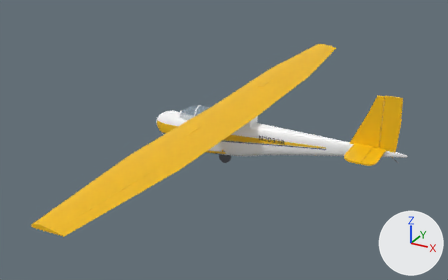
The glTF model unity/Assets/_Project/Resources/Models/glider-2-33-like/glider-2-33-like-own.glb as it was, and as the next commit left it.
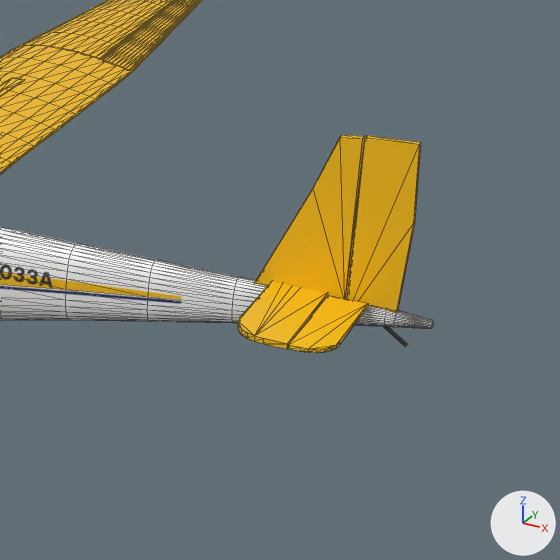
Each version appears first whole from a camera (50 mm lens) standing at (8.25, -15.22, 7.1) and looking at (0.3, -0.77, -0.12), and next in a close-up on the part from 60% to 100% of the width and 19% to 83% of the height. Lighting does not change. The marker at lower right points along +X, +Y and +Z. The first two pictures are the older version. The close-ups show mesh edges as thin lines. Vertices at exactly the same position are counted once.

The scene before the commit, as lines of its bpy script (objects in view):
```python
ob_aileron_r = bpy.data.objects.new('Aileron_R', me_aileron_r)
ob_aileron_r.location = (0.0, 0.0, 0.0)
ob_elevator_l = bpy.data.objects.new('Elevator_L', me_elevator_l)
ob_elevator_l.location = (0.0, 0.0, 0.0)
ob_elevator_r = bpy.data.objects.new('Elevator_R', me_elevator_r)
ob_elevator_r.location = (0.0, 0.0, 0.0)
ob_fin = bpy.data.objects.new('Fin', me_fin)
ob_fin.location = (0.0, 0.0, 0.0)
ob_rudder = bpy.data.objects.new('Rudder', me_rudder)
ob_rudder.location = (0.0, 0.0, 0.0)
ob_stab = bpy.data.objects.new('Stab', me_stab)
ob_stab.location = (0.0, 0.0, 0.0)
# also in view: 'Fuselage_Painted' at (1.37, 0.0, -0.27); 'Wing' at (0.21, 0.0, 0.55)
```
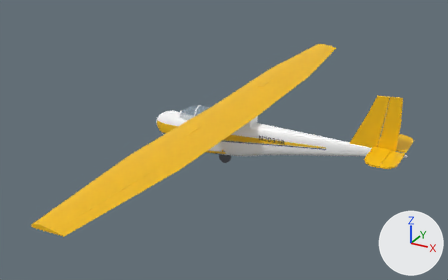
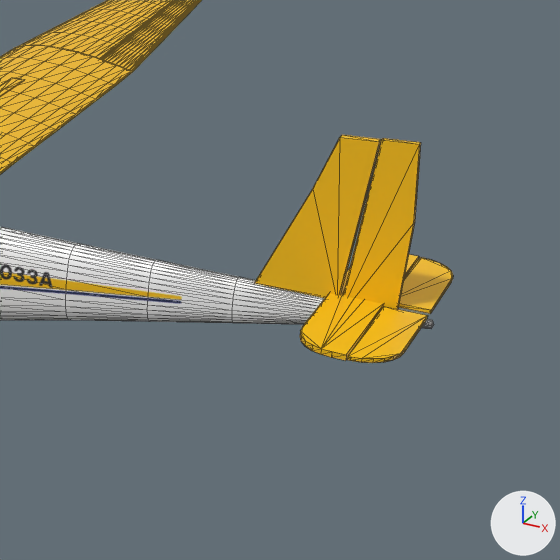
The change, as a diff of the scene's bpy script:
```diff
--- a/unity/Assets/_Project/Resources/Models/glider-2-33-like/glider-2-33-like-own.glb.py
+++ b/unity/Assets/_Project/Resources/Models/glider-2-33-like/glider-2-33-like-own.glb.py
@@ me_elevator_l @@
-me_elevator_l.from_pydata(...)  # 20 vertices, 36 faces; spans x 4.449..4.799, y -1.175..-0.06, z 0.236..0.271
+me_elevator_l.from_pydata(...)  # 20 vertices, 36 faces; spans x 4.93..5.3, y -1.15..-0.06, z 0.236..0.271
+# me_elevator_l part 1: 20 of 20 vertices moved; they spanned x 4.449..4.799, y -1.175..-0.06, z 0.236..0.271 and now span x 4.93..5.3, y -1.15..-0.06, z 0.236..0.271; mean shift (0.47, 0.047, 0.0)
 me_elevator_l.materials.append(mat_paint_yellow)
@@ me_elevator_r @@
-me_elevator_r.from_pydata(...)  # 20 vertices, 36 faces; spans x 4.449..4.799, y 0.06..1.175, z 0.236..0.271
+me_elevator_r.from_pydata(...)  # 20 vertices, 36 faces; spans x 4.93..5.3, y 0.06..1.15, z 0.236..0.271
+# me_elevator_r part 2: 20 of 20 vertices moved; they spanned x 4.449..4.799, y 0.06..1.175, z 0.236..0.271 and now span x 4.93..5.3, y 0.06..1.15, z 0.236..0.271; mean shift (0.47, -0.047, 0.0)
 me_elevator_r.materials.append(mat_paint_yellow)
@@ me_fin @@
-me_fin.from_pydata(...)  # 10 vertices, 16 faces; spans x 3.784..4.589, y -0.035..0.035, z 0.222..1.708
-me_fin.vertices[6].co = (4.589, -0.035, 1.708)  # pixel (362, 138)
-me_fin.vertices[7].co = (4.589, 0.035, 1.708)  # pixel (364, 136)
-me_fin.vertices[8].co = (4.589, -0.035, 0.222)
-me_fin.vertices[9].co = (4.589, 0.035, 0.222)
+me_fin.from_pydata(...)  # 10 vertices, 16 faces; spans x 3.784..4.729, y -0.035..0.035, z 0.222..1.708
+# me_fin part 3
+me_fin.vertices[6].co = (4.729, -0.035, 1.708)  # pixel (379, 141)
+me_fin.vertices[7].co = (4.729, 0.035, 1.708)  # pixel (381, 139)
+me_fin.vertices[8].co = (4.527, -0.035, 0.222)
+me_fin.vertices[9].co = (4.527, 0.035, 0.222)
 me_fin.materials.append(mat_paint_yellow)
@@ me_rudder @@
-me_rudder.from_pydata(...)  # 10 vertices, 16 faces; spans x 4.6..5.08, y -0.03..0.02, z 0.05..1.74
-me_rudder.vertices[0].co = (4.6, -0.03, 1.72)  # pixel (364, 137)
-me_rudder.vertices[1].co = (4.6, 0.02, 1.72)  # pixel (366, 135)
-me_rudder.vertices[8].co = (4.6, -0.03, 0.05)
-me_rudder.vertices[9].co = (4.6, 0.02, 0.05)
+me_rudder.from_pydata(...)  # 10 vertices, 16 faces; spans x 4.54..5.08, y -0.03..0.02, z 0.05..1.74
+# me_rudder part 4
+me_rudder.vertices[0].co = (4.74, -0.03, 1.72)  # pixel (381, 139)
+me_rudder.vertices[1].co = (4.74, 0.02, 1.72)  # pixel (383, 138)
+me_rudder.vertices[8].co = (4.54, -0.03, 0.05)
+me_rudder.vertices[9].co = (4.54, 0.02, 0.05)
 me_rudder.materials.append(mat_paint_yellow)
@@ me_stab @@
-me_stab.from_pydata(...)  # 36 vertices, 68 faces; spans x 3.94..4.44, y -1.18..1.17, z 0.23..0.28
+me_stab.from_pydata(...)  # 36 vertices, 68 faces; spans x 4.45..4.92, y -1.15..1.15, z 0.23..0.28
+# me_stab part 5: 36 of 36 vertices moved; they spanned x 3.94..4.44, y -1.18..1.17, z 0.23..0.28 and now span x 4.45..4.92, y -1.15..1.15, z 0.23..0.28; mean shift (0.52, 0.0, 0.0)
 me_stab.materials.append(mat_paint_yellow)
```

Location of each change, (x1, y1, x2, y2) in pixels of the close-ups (560 x 560 px):
'Fin', reshaped (14% wider)
    before: (255, 135, 365, 299)
    after: (255, 135, 381, 298)
'Rudder', reshaped
    before: (347, 135, 421, 327)
    after: (343, 138, 421, 309)
'Stab', reshaped
    before: (238, 246, 353, 349)
    after: (300, 254, 419, 360)
'Elevator_L', reshaped
    before: (288, 295, 368, 353)
    after: (347, 307, 428, 363)
'Elevator_R', reshaped (not visible before)
    after: (398, 257, 453, 314)
